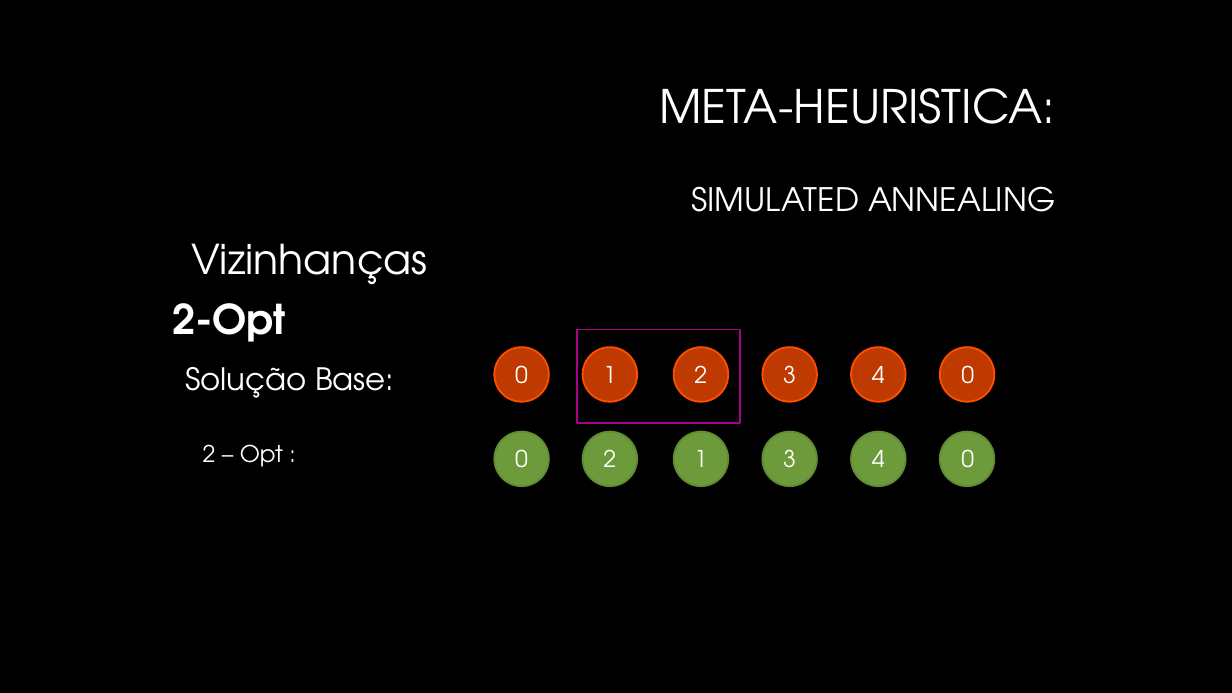
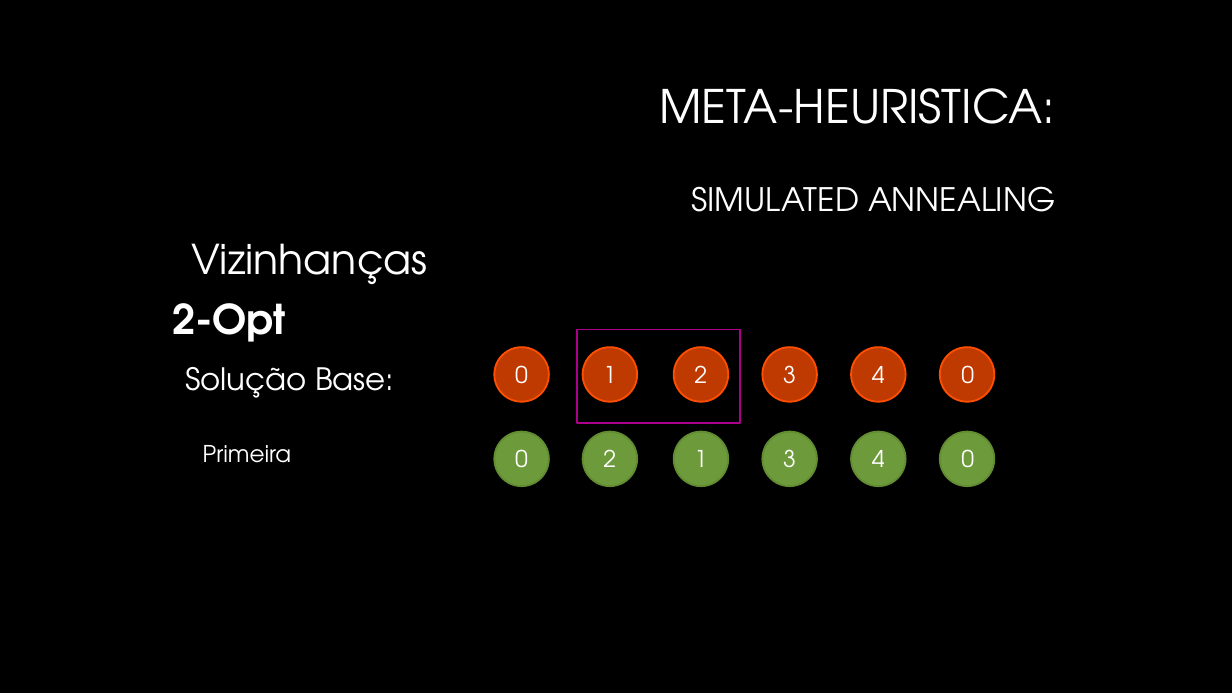
Before and after one commit to Pedro-Magalhaes/IA-Trabalho01, a slide deck: slide 6 of Apresentacao.pptx. Drawn at 1232x693 pixels with LibreOffice and Linux fonts; fonts in the diff are those of the drawing; background and template pictures are left out. Boxes give left, top, right and bottom in pixels: in the first picture for what was removed or moved away, otherwise in the second. Text is boxed around its words. In the diff, an @@ line names an element or a change of style, - is before the commit and + after.

```diff
--- a/Apresentacao.pptx
+++ b/Apresentacao.pptx
@@ text at [203, 445, 292, 463]: text changed @@
-2 – Opt :
+Primeira
```
Also in this commit, not shown: 5 other slides changed.
